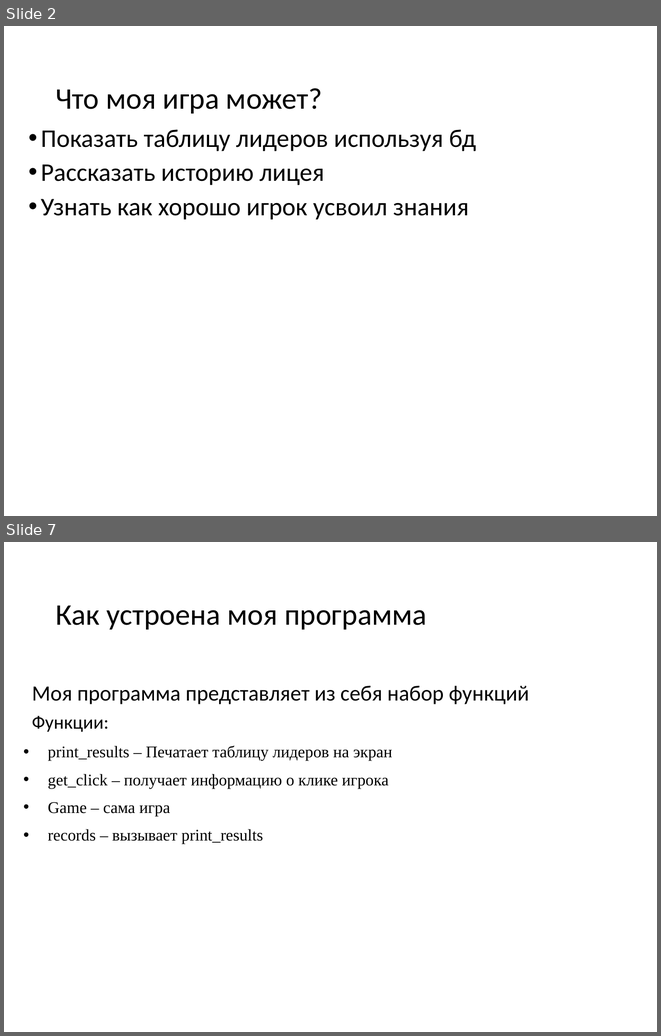
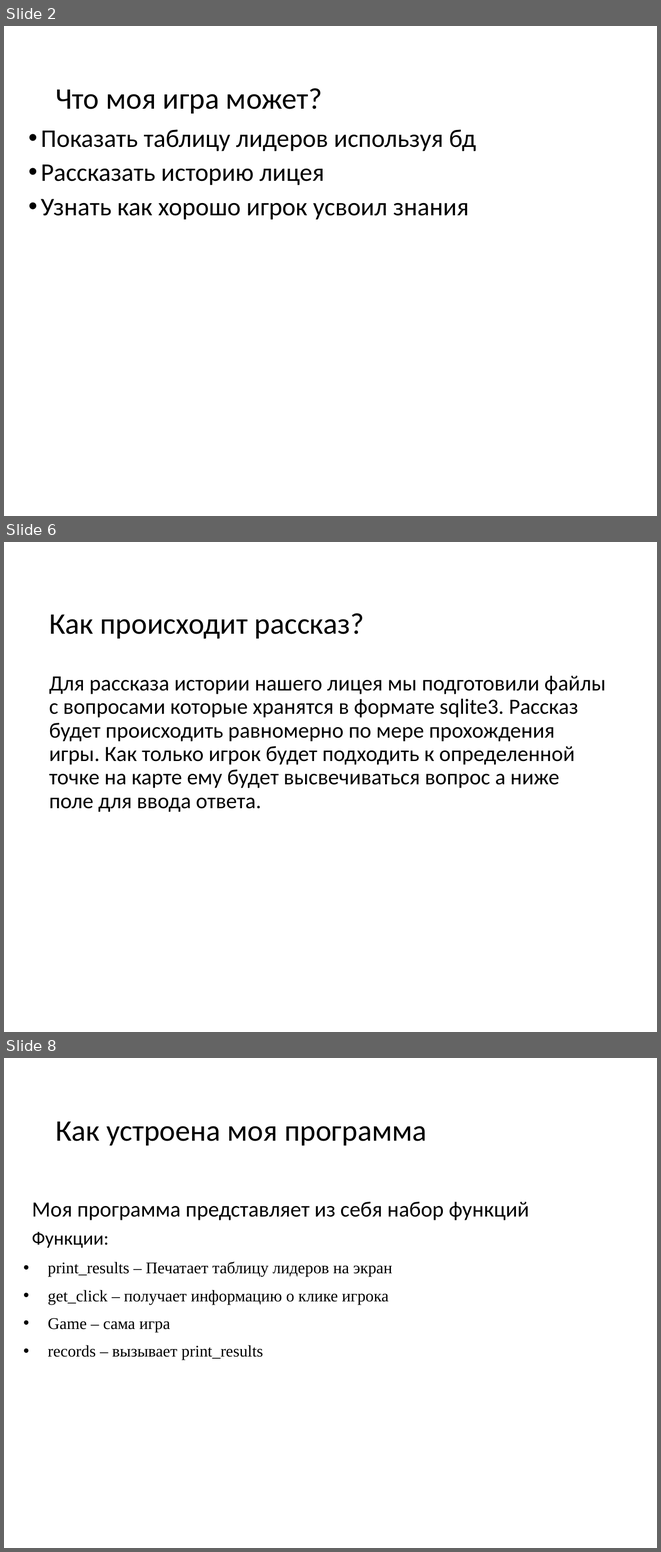
Before and after one commit to MegaPati/project, a slide deck: PresentationForProject.pptx. Shown one above the other, each under a label of ours: slides 2 and 7 before the commit, slides 2, 6 and 8 after it; the slides between them are not shown. The pictures are 661x1036 and 661x1552 pixels, drawn with LibreOffice and Linux fonts; fonts in the diff are those of the drawing. Boxes give left, top, right and bottom in pixels: in the first picture for what was removed or moved away, otherwise in the second. Text is boxed around its words. In the diff, an @@ line names an element or a change of style, - is before the commit and + after.

Commit message:
готовый уровень с историей лицея

```diff
--- a/PresentationForProject.pptx
+++ b/PresentationForProject.pptx
@@ slide 6 added at (4,542,657,1032), background #FFFFFF @@
@@ title added at (49,613,364,639), 33 pt, text #000000 @@
+Как происходит рассказ?
@@ text added at (49,676,606,812), 24 pt, text #000000 @@
+Для рассказа истории нашего лицея мы подготовили файлы с вопросами которые хранятся в формате sqlite3. Рассказ будет происходить равномерно по мере прохождения игры. Как только игрок будет подходить к определенной точке на карте ему будет высвечиваться вопрос а ниже поле для ввода ответа.
@@ what was slide 7 is now slide 8 @@
```
Also in this commit, not shown: 2 slides changed, 3 other slides added, 3 slides removed, 16 other files.
